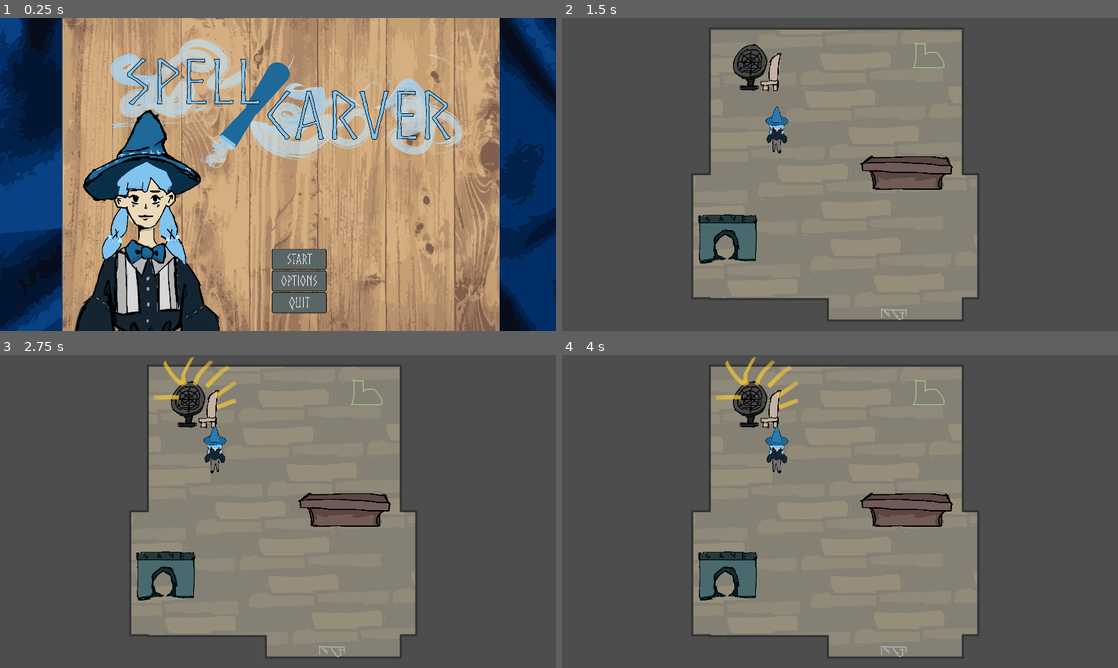
Above: before the commit, frames 1-4 (two rows, left to right).
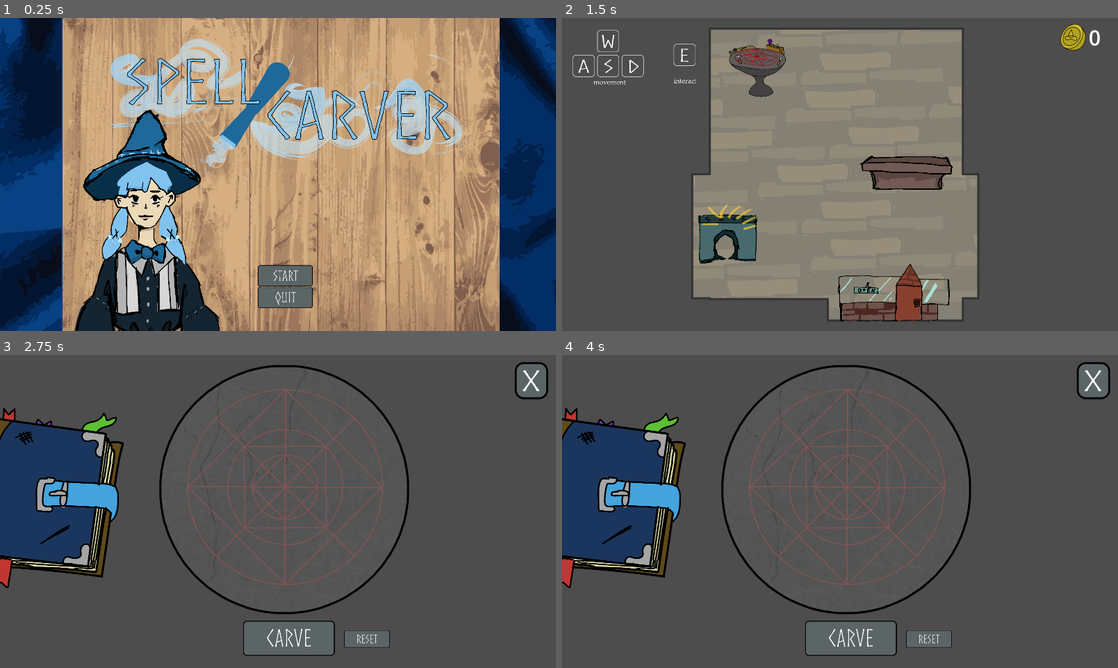
Above: after the commit, the same moments.

Repository: jeepy33/Spellcarver
Game: Godot game, scene res://src/scenes/main.tscn
Same seed, same stepped clock (60 frames per second), same inputs: the game is played once before the commit and once after it.
Inputs (mouse positions are in pixels of both pictures, inside the frame that each line leads up to; where the layout moved, square brackets give the same spot in the first picture):
- Up to frame 1 (0.25 s): no input
- Up to frame 2 (1.5 s): click (845, 274) [862, 259] at 0.5 s; tap Enter at 1.25 s; hold Up (ui_up) from 1.28 s (still down); tap E (select_object) at 1.35 s
- Up to frame 3 (2.75 s): keep holding Up (ui_up); tap E (select_object) at 2.1 s
- Up to frame 4 (4 s): release Up (ui_up) at 2.75 s; click (767, 455) at 2.77 s; click (817, 405) at 3.52 s

The runs differ from the first frame. In frame 1, 1.7% of the frame differs, in the area x 46-59%, y 73-95%; in frame 2, 4.1%; in frame 3, 54%; in frame 4, 54%, in the area x 0-99%, y 0-97%.
Error after the commit: Attempt to call function 'hide' in base 'null instance' on a null instance. (res://src/scripts/shop.gd:17)

Commit message:
few last minute changes

Diff:
--- a/src/scenes/menu.tscn
+++ b/src/scenes/menu.tscn
@@ -8,9 +8,6 @@
 [ext_resource type="Texture2D" uid="uid://gvs5bohphjbu" path="res://assets/sprites/shopkeeper_talksprite.png" id="3_ckks8"]
 [ext_resource type="Texture2D" uid="uid://ci3gke3g8g4de" path="res://assets/UI/start_button_hover.png" id="4_cp2cd"]
 [ext_resource type="Texture2D" uid="uid://k5in8xo2w8v" path="res://assets/UI/Spellcarver_logo.png" id="4_gl54c"]
-[ext_resource type="Texture2D" uid="uid://cv2x4hakef10u" path="res://assets/UI/options_button_up.png" id="5_6g5d3"]
-[ext_resource type="Texture2D" uid="uid://cpjlkxs6x6uis" path="res://assets/UI/options_button_down.png" id="6_sdcyc"]
-[ext_resource type="Texture2D" uid="uid://c5ehiee3xpl75" path="res://assets/UI/options_button_hover.png" id="7_sumnc"]
 [ext_resource type="Texture2D" uid="uid://bfw47dem3gjoc" path="res://assets/UI/quit_button_up.png" id="8_g0yc6"]
 [ext_resource type="Texture2D" uid="uid://ju5cb2yuuwo5" path="res://assets/UI/quit_button_pressed.png" id="9_gerfl"]
 [ext_resource type="Texture2D" uid="uid://b3txyb8v3st8c" path="res://assets/UI/quit_button_hover.png" id="10_se5cv"]
@@ -61,10 +58,10 @@
 
 [node name="VBoxContainer" type="VBoxContainer" parent="."]
 layout_mode = 0
-offset_left = 938.0
-offset_top = 796.0
-offset_right = 1255.0
-offset_bottom = 1167.0
+offset_left = 890.0
+offset_top = 816.0
+offset_right = 1207.0
+offset_bottom = 1187.0
 scale = Vector2(0.6, 0.6)
 alignment = 1
 
@@ -75,13 +72,6 @@
 texture_pressed = ExtResource("3_0j45y")
 texture_hover = ExtResource("4_cp2cd")
 
-[node name="optionsButton" type="TextureButton" parent="VBoxContainer"]
-layout_mode = 2
-mouse_default_cursor_shape = 2
-texture_normal = ExtResource("5_6g5d3")
-texture_pressed = ExtResource("6_sdcyc")
-texture_hover = ExtResource("7_sumnc")
-
 [node name="quitButton" type="TextureButton" parent="VBoxContainer"]
 layout_mode = 2
 mouse_default_cursor_shape = 2
@@ -90,5 +80,4 @@
 texture_hover = ExtResource("10_se5cv")
 
 [connection signal="pressed" from="VBoxContainer/startButton" to="." method="_on_button_pressed"]
-[connection signal="pressed" from="VBoxContainer/optionsButton" to="." method="_on_options_button_pressed"]
 [connection signal="pressed" from="VBoxContainer/quitButton" to="." method="_on_quit_button_pressed"]
--- a/src/scenes/rune.tscn
+++ b/src/scenes/rune.tscn
@@ -2409,13 +2409,13 @@
 offset_bottom = 879.0
 text = "label"
 
-[node name="Runes" type="Label" parent="."]
-offset_left = 1408.0
-offset_top = 668.0
-offset_right = 1900.0
-offset_bottom = 795.0
-text = "label"
-horizontal_alignment = 1
+[node name="Runes" type="ConfirmationDialog" parent="."]
+title = "Carving Result..."
+position = Vector2i(1525, 700)
+size = Vector2i(250, 125)
+ok_button_text = "Use Rune"
+dialog_autowrap = true
+cancel_button_text = "Discard Rune"
 
 [node name="carve_rune" type="TextureButton" parent="."]
 offset_left = 839.0
@@ -4825,6 +4825,15 @@
 texture_normal = ExtResource("44_c73jl")
 texture_pressed = ExtResource("43_6khby")
 texture_click_mask = ExtResource("34_buxif")
+
+[node name="exit" type="TextureButton" parent="."]
+offset_left = 1777.0
+offset_top = 24.0
+offset_right = 1893.0
+offset_bottom = 160.0
+texture_normal = ExtResource("73_8ixic")
+texture_pressed = ExtResource("74_utn4w")
+texture_hover = ExtResource("75_jgo8u")
 
 [connection signal="toggled" from="rune_result/quadrant_one/0" to="." method="_on_0_toggled"]
 [connection signal="toggled" from="rune_result/quadrant_one/1" to="." method="_on_1_toggled"]
@@ -4952,6 +4961,7 @@
 [connection signal="toggled" from="rune_guide/quadrant_three/18" to="." method="_on_18_toggled"]
 [connection signal="toggled" from="rune_guide/quadrant_three/19" to="." method="_on_19_toggled"]
 [connection signal="toggled" from="rune_guide/quadrant_three/20" to="." method="_on_20_toggled"]
+[connection signal="confirmed" from="Runes" to="." method="_on_runes_confirmed"]
 [connection signal="pressed" from="carve_rune" to="." method="_on_carve_rune_pressed"]
 [connection signal="pressed" from="reset" to="." method="_on_reset_pressed"]
 [connection signal="pressed" from="journal" to="." method="_on_journal_pressed"]
@@ -5084,3 +5094,4 @@
 [connection signal="toggled" from="TomeOpen/right_rune/quadrant_three/18" to="." method="_on_18_toggled"]
 [connection signal="toggled" from="TomeOpen/right_rune/quadrant_three/19" to="." method="_on_19_toggled"]
 [connection signal="toggled" from="TomeOpen/right_rune/quadrant_three/20" to="." method="_on_20_toggled"]
+[connection signal="pressed" from="exit" to="." method="_on_exit_pressed"]
--- a/src/scenes/shop.tscn
+++ b/src/scenes/shop.tscn
@@ -1,18 +1,20 @@
-[gd_scene load_steps=36 format=3 uid="uid://dlrmoyjnyoklc"]
-
+[gd_scene load_steps=38 format=3 uid="uid://d328gsf3iugak"]
 
 [ext_resource type="Script" path="res://src/scripts/shop.gd" id="1_hwtng"]
 [ext_resource type="PackedScene" uid="uid://cj1x2tjlhwp4x" path="res://src/scenes/player.tscn" id="1_lu3kv"]
 [ext_resource type="Script" path="res://src/scripts/rune_table.gd" id="2_g1li3"]
-[ext_resource type="Texture2D" uid="uid://lrwjbwnjyfxe" path="res://assets/store/rune_station.png" id="4_xtayq"]
+[ext_resource type="Texture2D" uid="uid://dpmvs2ebsp68" path="res://assets/store/runetable.png" id="4_b5y1d"]
 [ext_resource type="Texture2D" uid="uid://c5afnqufanpfl" path="res://assets/placeholders/rune_table_hightlight.png" id="5_gmpsj"]
-[ext_resource type="Texture2D" uid="uid://cmqmvd57pcjou" path="res://assets/placeholders/register.png" id="6_m2y38"]
+[ext_resource type="Texture2D" uid="uid://dslsj43hkhuc7" path="res://assets/store/runetable_highlight.png" id="5_jc2jg"]
 [ext_resource type="Texture2D" uid="uid://23ppcwykbtv" path="res://assets/store/save_portal.png" id="7_wk25x"]
-[ext_resource type="Texture2D" uid="uid://c8mk18cxx5xi2" path="res://assets/placeholders/door.png" id="8_8g8vq"]
+[ext_resource type="Texture2D" uid="uid://cdud7ny6wm8dl" path="res://assets/store/storefront_closed.png" id="8_tt2xv"]
+[ext_resource type="Texture2D" uid="uid://6o5ms26mc2af" path="res://assets/store/storefront_open.png" id="9_6xwpi"]
 [ext_resource type="Script" path="res://src/scripts/NPCPathFollow.gd" id="9_fptua"]
 [ext_resource type="PackedScene" uid="uid://c5iusm86jg3xn" path="res://src/scenes/npc.tscn" id="9_vfvce"]
 [ext_resource type="Texture2D" uid="uid://d3iq8o5ngwbq7" path="res://assets/store/floor.png" id="11_3ey0b"]
 [ext_resource type="Texture2D" uid="uid://cenv6iff5yqsr" path="res://assets/store/counter.png" id="12_e6nj4"]
+[ext_resource type="Texture2D" uid="uid://cwwlhg54fl5sk" path="res://assets/UI/gold_coin.png" id="13_0j4cc"]
+[ext_resource type="Texture2D" uid="uid://bdmvnnksgd1rd" path="res://assets/UI/controls.png" id="14_cwbxr"]
 
 [sub_resource type="CapsuleShape2D" id="CapsuleShape2D_0eeak"]
 radius = 81.5
@@ -21,12 +23,6 @@
 [sub_resource type="RectangleShape2D" id="RectangleShape2D_xpq5x"]
 size = Vector2(305, 226)
 
-[sub_resource type="RectangleShape2D" id="RectangleShape2D_c13xr"]
-size = Vector2(114, 94)
-
-[sub_resource type="RectangleShape2D" id="RectangleShape2D_xefip"]
-size = Vector2(211, 162.25)
-
 [sub_resource type="RectangleShape2D" id="RectangleShape2D_y6rgg"]
 size = Vector2(268, 221.333)
 
@@ -37,7 +33,7 @@
 size = Vector2(95, 34)
 
 [sub_resource type="RectangleShape2D" id="RectangleShape2D_2y5qp"]
-size = Vector2(262, 87)
+size = Vector2(401, 157)
 
 [sub_resource type="Curve2D" id="Curve2D_kumup"]
 _data = {
@@ -101,6 +97,9 @@
 a = Vector2(1117, 273)
 b = Vector2(1040, 272)
 
+[sub_resource type="LabelSettings" id="LabelSettings_a4ttg"]
+font_size = 72
+
 [node name="Node2D" type="Node2D"]
 script = ExtResource("1_hwtng")
 
@@ -115,8 +114,8 @@
 
 [node name="table" type="Sprite2D" parent="rune_table"]
 z_index = -1
-scale = Vector2(0.25, 0.25)
-texture = ExtResource("4_xtayq")
+scale = Vector2(0.2, 0.2)
+texture = ExtResource("4_b5y1d")
 
 [node name="CollisionShape2D" type="CollisionShape2D" parent="rune_table"]
 position = Vector2(0, 0.5)
@@ -124,9 +123,8 @@
 shape = SubResource("CapsuleShape2D_0eeak")
 
 [node name="highlight" type="Sprite2D" parent="rune_table"]
-position = Vector2(0, -75)
-scale = Vector2(0.8, 0.8)
-texture = ExtResource("5_gmpsj")
+scale = Vector2(0.2, 0.2)
+texture = ExtResource("5_jc2jg")
 
 [node name="Area2D" type="Area2D" parent="rune_table"]
 
@@ -137,29 +135,6 @@
 
 [node name="player_start" type="Marker2D" parent="."]
 position = Vector2(743, 448)
-
-[node name="cash_register" type="StaticBody2D" parent="."]
-position = Vector2(1266, 129)
-metadata/_edit_group_ = true
-
-[node name="register" type="Sprite2D" parent="cash_register"]
-texture = ExtResource("6_m2y38")
-
-[node name="CollisionShape2D" type="CollisionShape2D" parent="cash_register"]
-position = Vector2(-1, 1)
-shape = SubResource("RectangleShape2D_c13xr")
-
-[node name="highlight" type="Sprite2D" parent="cash_register"]
-position = Vector2(0, -47.9)
-scale = Vector2(0.465574, 0.567382)
-texture = ExtResource("5_gmpsj")
-
-[node name="Area2D" type="Area2D" parent="cash_register"]
-
-[node name="CollisionShape2D" type="CollisionShape2D" parent="cash_register/Area2D"]
-position = Vector2(0, 5.125)
-shape = SubResource("RectangleShape2D_xefip")
-debug_color = Color(0.592157, 0.443137, 0.827451, 0.419608)
 
 [node name="save_station" type="StaticBody2D" parent="."]
 position = Vector2(572, 762)
@@ -197,24 +172,25 @@
 
 [node name="shop_door" type="StaticBody2D" parent="."]
 position = Vector2(1146, 1023)
-metadata/_edit_group_ = true
 
 [node name="door" type="Sprite2D" parent="shop_door"]
-texture = ExtResource("8_8g8vq")
+position = Vector2(0, -75)
+scale = Vector2(0.25, 0.25)
+texture = ExtResource("8_tt2xv")
 
 [node name="CollisionShape2D" type="CollisionShape2D" parent="shop_door"]
 position = Vector2(-1.5, -2)
 shape = SubResource("RectangleShape2D_1u5xs")
 
 [node name="highlight" type="Sprite2D" parent="shop_door"]
-position = Vector2(0.499988, -28.4)
-scale = Vector2(0.516393, 0.4)
-texture = ExtResource("5_gmpsj")
+position = Vector2(0.5, -75)
+scale = Vector2(0.25, 0.25)
+texture = ExtResource("9_6xwpi")
 
 [node name="Area2D" type="Area2D" parent="shop_door"]
 
 [node name="CollisionShape2D" type="CollisionShape2D" parent="shop_door/Area2D"]
-position = Vector2(6, -28.5)
+position = Vector2(9.5, -63.5)
 shape = SubResource("RectangleShape2D_2y5qp")
 debug_color = Color(0.592157, 0.454902, 0.792157, 0.419608)
 
@@ -300,13 +276,34 @@
 [node name="CollisionShape2D13" type="CollisionShape2D" parent="Area2D"]
 shape = SubResource("SegmentShape2D_bwyro")
 
+[node name="gold" type="TextureRect" parent="."]
+offset_left = 1721.0
+offset_top = 20.0
+offset_right = 1809.0
+offset_bottom = 113.0
+texture = ExtResource("13_0j4cc")
+
+[node name="money" type="Label" parent="."]
+offset_left = 1819.0
+offset_top = 18.0
+offset_right = 1899.0
+offset_bottom = 120.0
+text = "0"
+label_settings = SubResource("LabelSettings_a4ttg")
+
+[node name="controls" type="TextureRect" parent="."]
+offset_left = 37.0
+offset_top = 42.0
+offset_right = 1334.0
+offset_bottom = 628.0
+scale = Vector2(0.33, 0.33)
+texture = ExtResource("14_cwbxr")
+
 [connection signal="leaveNPC" from="." to="NPCPath/NPCPathFollow" method="_on_node_2d_leave_npc"]
 [connection signal="leaveNPC" from="." to="NPCPath/NPCPathFollow/npc" method="_on_node_2d_leave_npc"]
 [connection signal="touching" from="player" to="." method="_on_player_touching"]
 [connection signal="body_entered" from="rune_table/Area2D" to="." method="_on_area_2d_body_entered"]
 [connection signal="body_exited" from="rune_table/Area2D" to="." method="_on_area_2d_body_exited"]
-[connection signal="body_entered" from="cash_register/Area2D" to="." method="_on_register_body_entered"]
-[connection signal="body_exited" from="cash_register/Area2D" to="." method="_on_register_body_exited"]
 [connection signal="body_entered" from="save_station/Area2D" to="." method="_on_save_body_entered"]
 [connection signal="body_exited" from="save_station/Area2D" to="." method="_on_save_body_exited"]
 [connection signal="body_entered" from="shop_door/Area2D" to="." method="_on_door_body_entered"]
--- a/src/scripts/global.gd
+++ b/src/scripts/global.gd
@@ -7,6 +7,8 @@
 var tome_pages = 4
 
 var master_quadrant = 0
+
+var player_funds = 0
 
 var blank = [0,0,0,0,0,0,0,0,0,0,0,0,0,0,0,0,0,0,0,0,0]
 var full = [1,1,1,1,1,1,1,1,1,1,1,1,1,1,1,1,1,1,1,1,1]
--- a/src/scripts/rune.gd
+++ b/src/scripts/rune.gd
@@ -154,7 +154,20 @@
 
 func _on_carve_rune_pressed():
 	_set_result_runes(check_runes())
-	rune_carved.text = arr_to_string(runes)
+	var strBld = ""
+	if (runes.is_empty()):
+		rune_carved.dialog_text = "Unable to carve a rune..."
+		rune_carved.get_ok_button().disabled = true
+	else:
+		strBld += "Successfully Carved a Rune of " + runes[0]
+		if (runes.size() > 1):
+			for s in runes:
+				strBld += " and " + s
+		rune_carved.dialog_text = strBld
+		rune_carved.get_ok_button().disabled = false
+	rune_carved.visible = true
+
+
 
 
 
@@ -270,3 +283,11 @@
 					b.visible = true;
 				else:
 					b.visible = false;
+
+
+func _on_runes_confirmed():
+	pass # Replace with function body.
+
+
+func _on_exit_pressed():
+	get_tree().change_scene_to_file("res://src/scenes/shop.tscn")
--- a/src/scripts/shop.gd
+++ b/src/scripts/shop.gd
@@ -25,6 +25,8 @@
 
 	$player.start($player_start.position)
 
+	$money.text = str(Global.player_funds)
+
 	playerInRuneTable = false
 	playerInCashRegister = false
 	playerInSaveStation = false
@@ -41,6 +43,7 @@
 	if Input.is_action_just_pressed("select_object"):
 		if playerInRuneTable:
 			print(str("player selected rune"))
+			get_tree().change_scene_to_file("res://src/scenes/rune.tscn")
 		if playerInCashRegister:
 			print(str("player selected cash register"))
 		if playerInSaveStation:
@@ -85,6 +88,7 @@
 	if body.get_name() == "player":
 		$rune_table/highlight.show()
 		playerInRuneTable = true
+
 
 func _on_area_2d_body_exited(body):
 	$rune_table/highlight.hide()
Binary file added: assets/UI/controls.png
Not shown, added: assets/UI/controls.png.import
Binary file added: assets/store/runetable.png
Not shown, added: assets/store/runetable.png.import
Binary file added: assets/store/runetable_highlight.png
Not shown, added: assets/store/runetable_highlight.png.import
Not shown: 1 places in src/scenes/menu.tscn that only renumber resources
Not shown: 1 places in src/scenes/talkscene.tscn that only renumber resources
